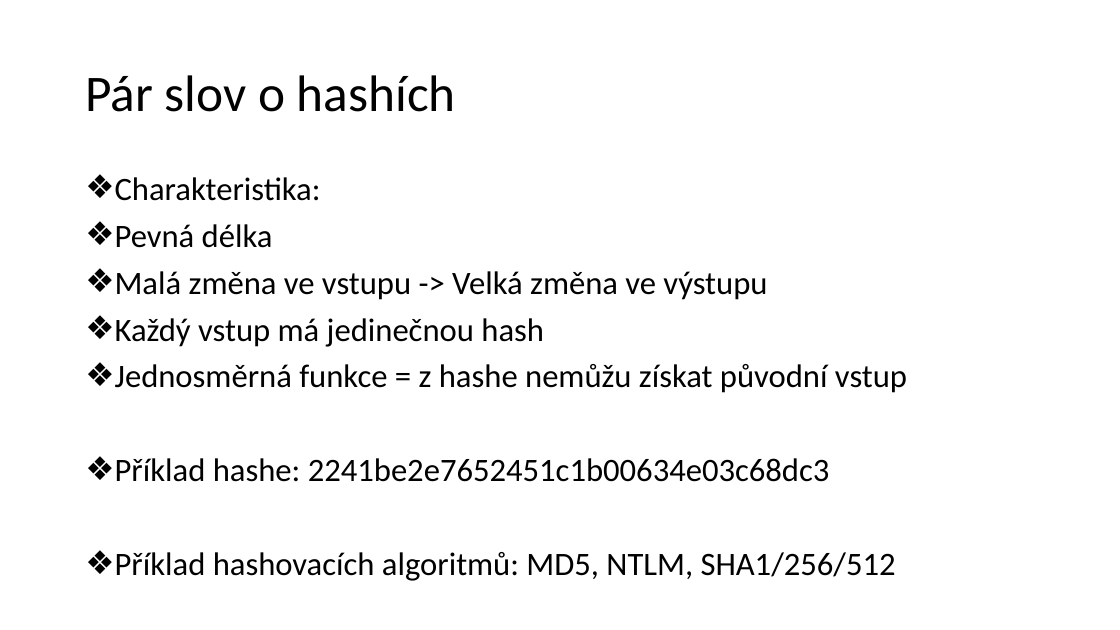
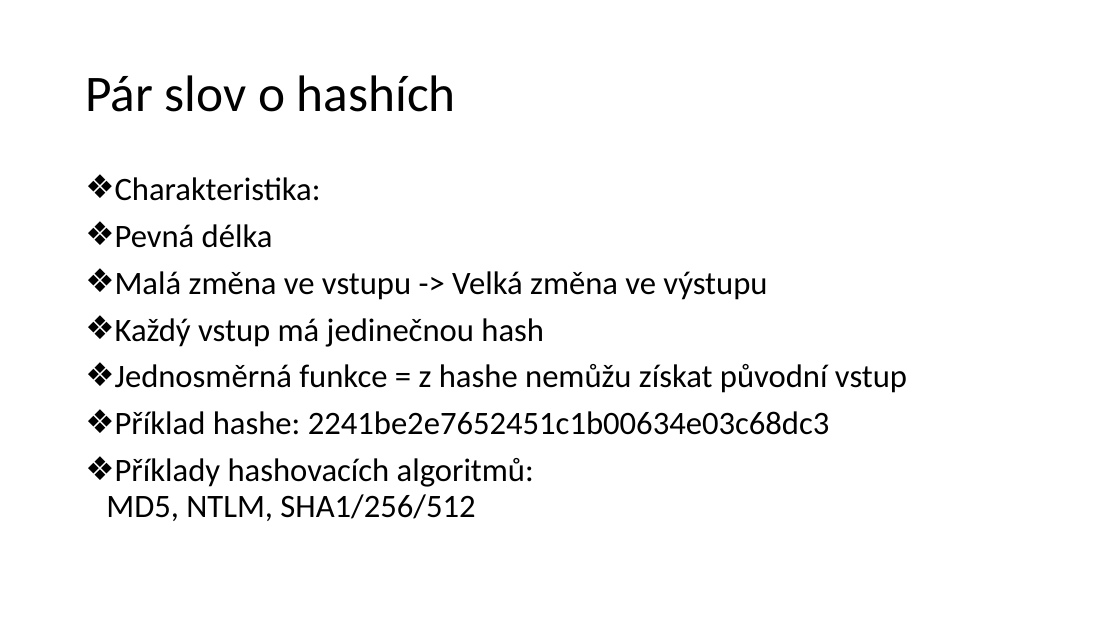
Before and after one commit to Xantus103/Kryptografie-prezentace, a slide deck: slide 14 of zaba.ppsx. Drawn at 1120x630 pixels with LibreOffice and Linux fonts; fonts in the diff are those of the drawing; background and template pictures are left out. Boxes give left, top, right and bottom in pixels: in the first picture for what was removed or moved away, otherwise in the second. Text is boxed around its words. In the diff, an @@ line names an element or a change of style, - is before the commit and + after.

```diff
--- a/zaba.ppsx
+++ b/zaba.ppsx
@@ text at [106, 458, 534, 521]: text changed @@
-❖ Příklad hashovacích algoritmů: MD5, NTLM, SHA1/256/512
+❖ Příklady hashovacích algoritmů:
+  MD5, NTLM, SHA1/256/512
```
Also in this commit, not shown: 9 other slides changed, 3 other files.
